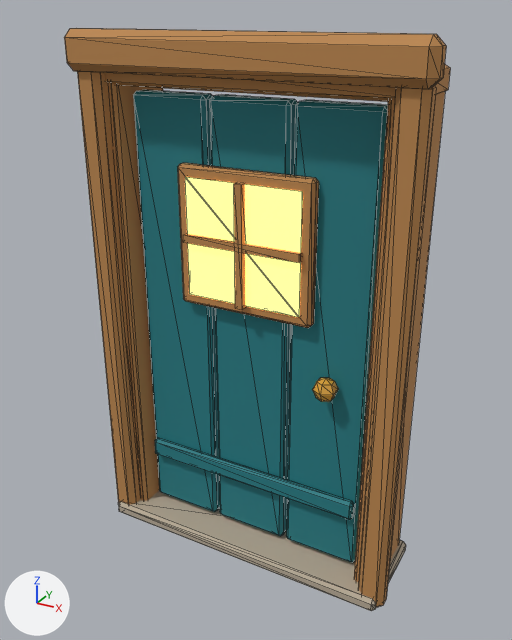
Renders of the glTF model Models/buildings/door_insert.glb from each side of a commit.
Before and after are seen from a 50 mm lens placed at (1.03, -1.9, 1.81), pointed at (-0.13, 0.21, 0.76). The lights are fixed; the arrows at lower left show +X, +Y and +Z. The picture after the commit comes second. Mesh edges are drawn as thin lines. Vertices at exactly the same position are counted once.

The first picture shows 'door_insert', 'part_door_leaf'.
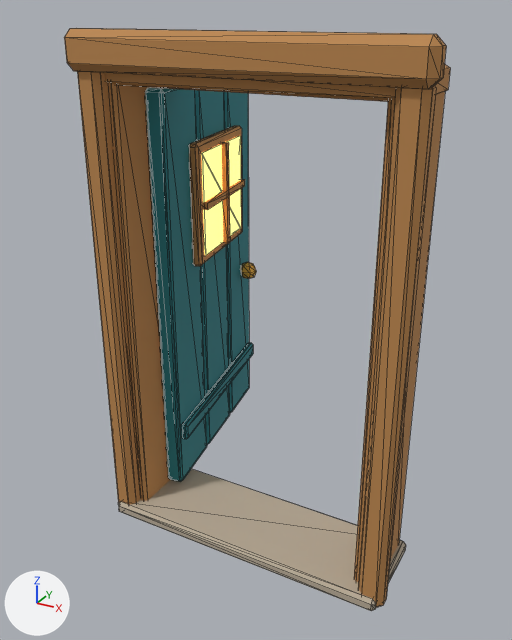
Location of each change, [x1, y1, x2, y2] in pixels of the pictures (512 x 640 px):
```json
{"object": "part_door_leaf", "change": "reshaped, turned", "before": [133, 90, 388, 563], "after": [145, 87, 256, 482]}
{"part": 1, "of": "me_door_insert_door_leaf", "change": "cut back", "before": [134, 90, 207, 508], "after": [145, 87, 230, 482]}
```

The change, as JSON lines over the scene's bpy script:
```json
{"block": "me_door_insert_door_leaf", "where": "# used by ob_part_door_leaf; parent = ob_door_insert; location = (-0.43, -0.005, 0.06)"}
{"op": "remove", "block": "me_door_insert_door_leaf", "code": "me_door_insert_door_leaf.from_pydata(...)  # 184 vertices, 328 faces; spans x 0.02..0.84, y -0.15..0.08, z 0.0..1.52"}
{"op": "add", "block": "me_door_insert_door_leaf", "code": "me_door_insert_door_leaf.from_pydata(...)  # 192 vertices, 340 faces; spans x 0.02..0.84, y -0.15..0.08, z 0.0..1.52"}
{"block": "me_door_insert_door_leaf", "change": "me_door_insert_door_leaf part 1"}
{"block": "me_door_insert_door_leaf", "change": "18 faces are deleted"}
{"block": "me_door_insert_door_leaf", "change": "8 vertices are added at x 0.03..0.84, y -0.06..-0.01, z 0.0..1.52"}
{"block": "me_door_insert_door_leaf", "change": "30 new faces join them, mat_tint_door__teal"}
{"op": "set", "path": "ob_part_door_leaf.rotation_euler", "old": "(0.0, 0.0, 0.0)", "new": "(0.0, 0.0, 1.745)", "note": "degrees (0, 0, 0) -> degrees (0, 0, 100)"}
```
